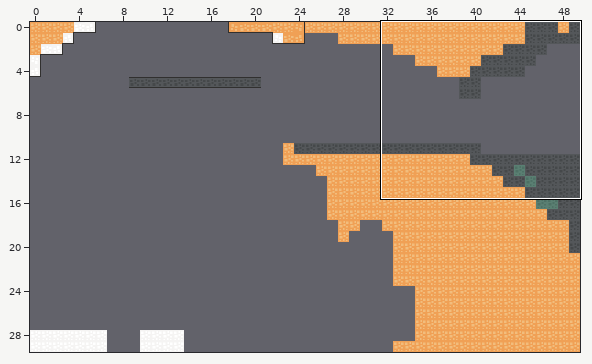
Tiled map (JSON) -- js/maps/map11.json. The picture above shows the old version from afar; the outline marks the close-up.
Close-up. Before the edit:
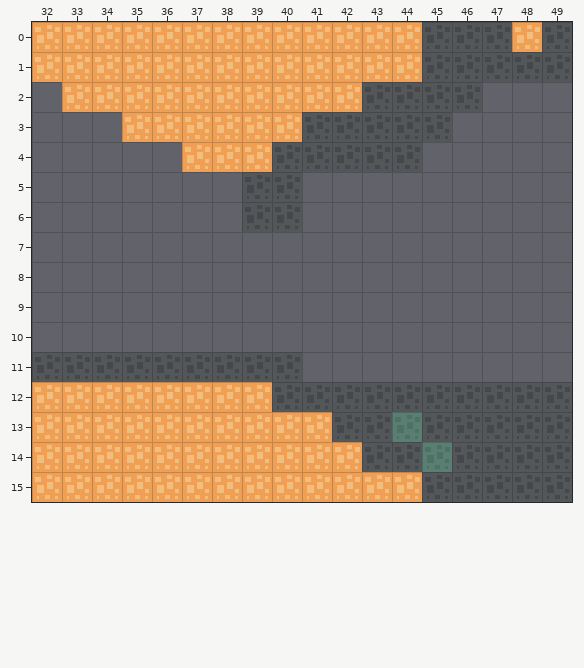
Cells are 20x20 px. Shown: x 32..49, y 0..15. The commit also changed other parts of the map, which this record leaves out.
New version:
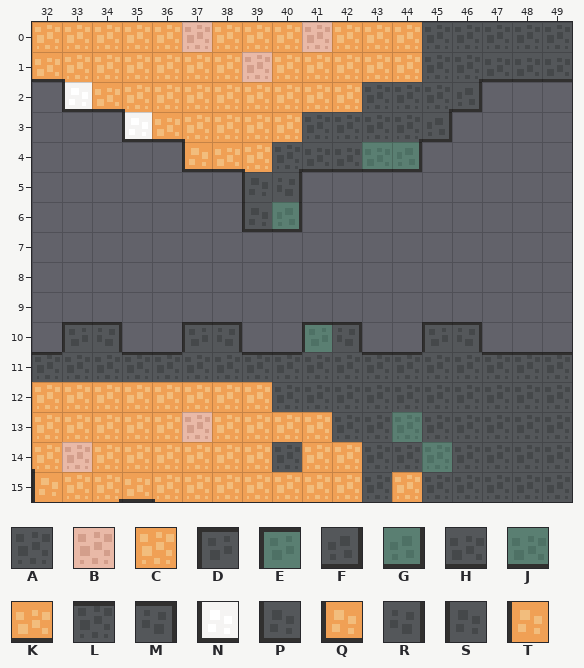
Key: from "tiles": A 43, B 47, C 48, D 56, E 57, F 69, G 70, H 82, J 83, K 87, L 95, M 108, N 118, P 121, Q 126, R 134, S 147, T 152.
_ is an empty cell.
Diff:
Layer "platforms":
The edit turns tile C into tile A in row 0 at x 48; in row 14 at x 40; in row 15 at x 43.
There is now tile A in row 11 at x 41 to 42 and 45 to 46.
The edit turns tile C into tile B in row 0 at x 37 and 41; in row 1 at x 39; in row 13 at x 37; in row 14 at x 33.
There is now tile D in row 10 at x 33, 37 and 45.
There is now tile E in row 10 at x 41.
The edit turns tile A into tile F in row 2 at x 46; in row 3 at x 45.
The edit turns tile A into tile G in row 4 at x 44; in row 6 at x 40.
The edit turns tile A into tile H in row 1 at x 47 to 49; in row 4 at x 41 to 42.
The edit turns tile A into tile J in row 4 at x 43.
The edit turns tile C into tile K in row 1 at x 32; in row 2 at x 34; in row 3 at x 36; in row 4 at x 38; in row 15 at x 35.
The edit turns tile A into tile L in row 11 at x 32, 35 to 36 and 39 to 40.
There is now tile L in row 11 at x 43 to 44 and 47 to 49.
There is now tile M in row 10 at x 34, 38, 42 and 46.
The edit turns tile C into tile N in row 2 at x 33; in row 3 at x 35.
The edit turns tile A into tile P in row 6 at x 39.
The edit turns tile C into tile Q in row 4 at x 37.
The edit turns tile A into tile R in row 5 at x 40.
The edit turns tile A into tile S in row 5 at x 39.
The edit turns tile C into tile T in row 15 at x 32.
Boxes around the changes in both close-ups, in picture pixels (x1, y1, x2, y2):
changed: (32, 22, 572, 232)
changed: (32, 322, 572, 382)
changed: (182, 412, 212, 442)
changed: (32, 442, 92, 502)
changed: (272, 442, 302, 472)
changed: (122, 475, 152, 502)
changed: (362, 472, 392, 502)
